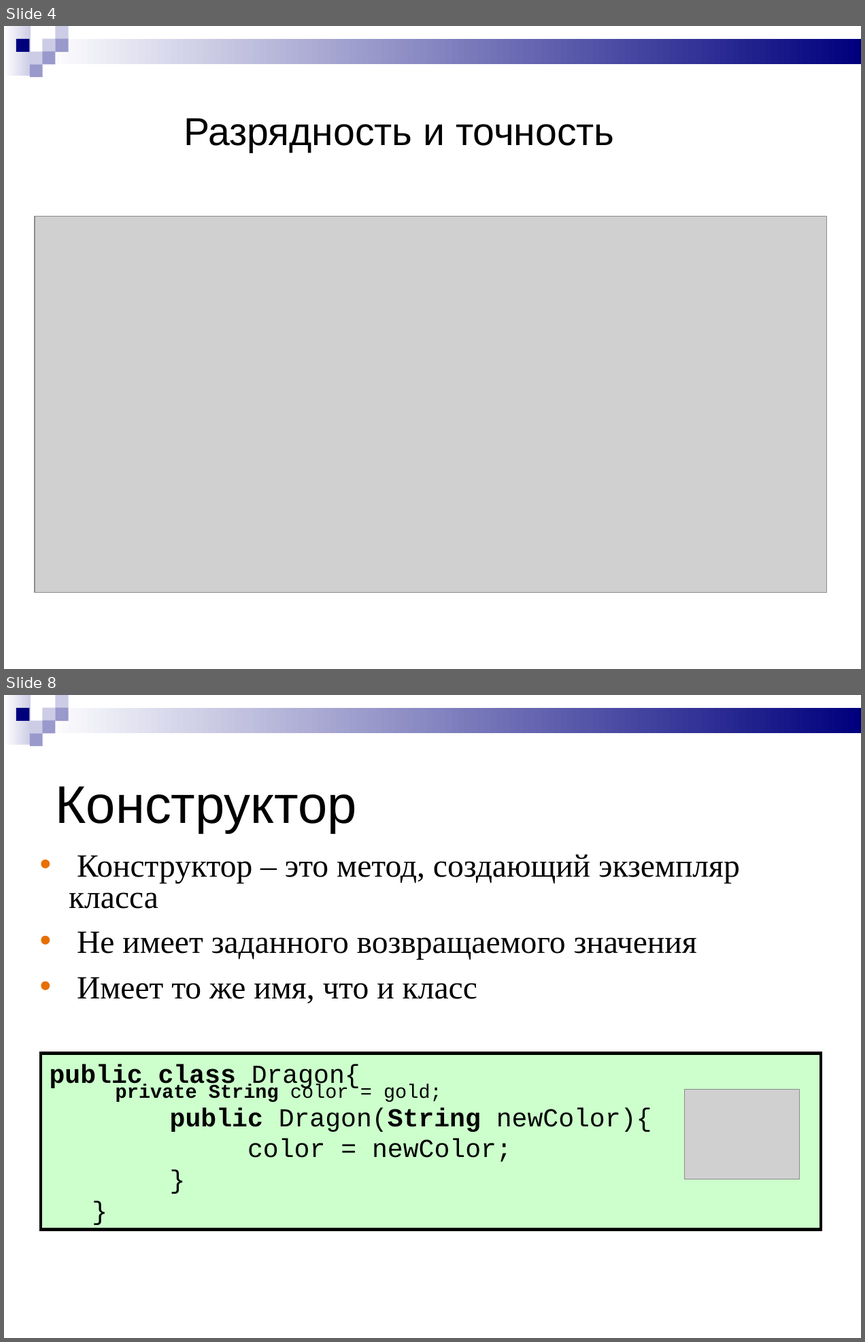
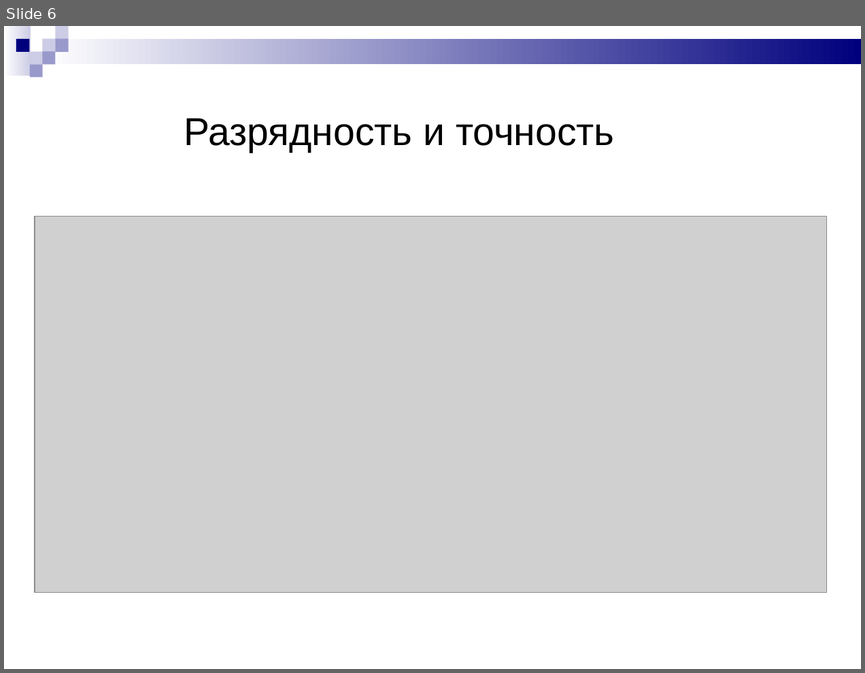
Before and after one commit to Chuvi-w/lisiynos, a slide deck: schedule/Однородные координаты.ppt. Shown one above the other, each under a label of ours: slides 4 and 8 before the commit, slide 6 after it; the slides between them are not shown. The pictures are 865x1342 and 865x673 pixels, drawn with LibreOffice and Linux fonts; fonts in the diff are those of the drawing; grey boxes stand for pictures. Boxes give left, top, right and bottom in pixels: in the first picture for what was removed or moved away, otherwise in the second. Text is boxed around its words. In the diff, an @@ line names an element or a change of style, - is before the commit and + after.

```diff
--- a/schedule/Однородные координаты.ppt
+++ b/schedule/Однородные координаты.ppt
@@ slide 8 removed at [4, 695, 861, 1338], background #FFFFFF; not listed: 9 template elements that a slide beside it also shows @@
@@ text removed at [56, 786, 357, 833] @@
-Конструктор
@@ text removed at [69, 854, 740, 1003] @@
-• Конструктор – это метод, создающий экземпляр класса
-• Не имеет заданного возвращаемого значения
-• Имеет то же имя, что и класс
@@ rectangle removed at [41, 1053, 821, 1229] @@
-public class Dragon{
-  private String color = gold;
-public Dragon(String newColor){
-color = newColor;
-}
-}
@@ picture removed at [685, 1089, 800, 1179] @@
@@ what was slide 4 is now slide 6 @@
```
Also in this commit, not shown: 2 slides changed, 5 slides added, 2 other slides removed, 4 other files.
